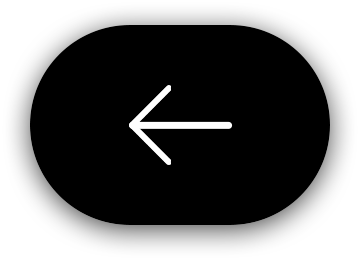
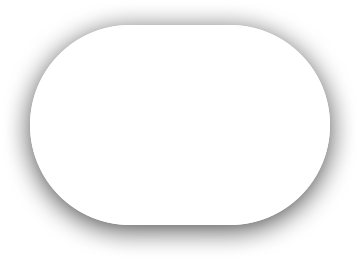
Two versions of the same layered image (w=360, h=260). Layer-by-layer changes:
hid group "Arrow" (2 layers) over [left=129, top=85, right=233, bottom=165]
painted on "Layer 1" over [left=30, top=25, right=330, bottom=225]
